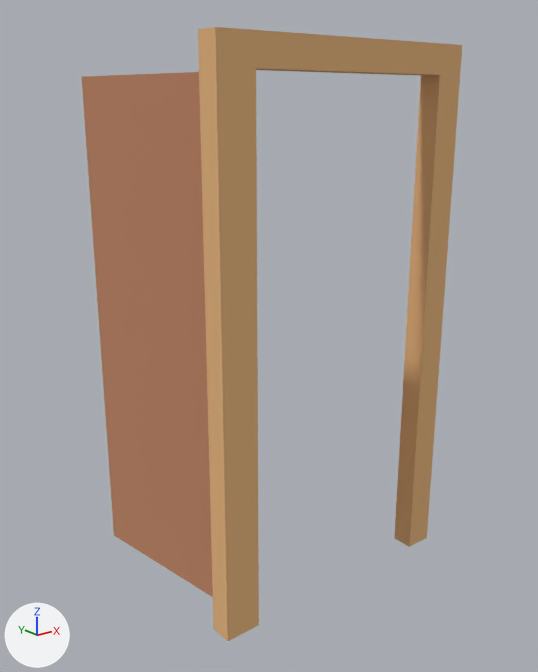
An edit to the Blender file models/Door/Door.blend, drawn before and after from the same camera.
The view is the same before and after, from a 50 mm lens placed at (-6.63, -6.84, 6.67), pointed at (-0.15, 1.26, 3.42). The axes (+X, +Y, +Z) are drawn at lower left. The lights are the same throughout.

Before the edit, the objects in view are built like this:
```python
mat_doorpanel = diffuse_material('DoorPanel')
mat_doorpanel.base_color = (0.528, 0.25, 0.147)  # brown #c0896b
me_cube_001 = bpy.data.meshes.new('Cube.001')
me_cube_001.from_pydata(...)  # a box spanning x 0.0..2.0, y -1.0..1.0, z 0.0..2.0
me_cube_001.materials.append(mat_doorpanel)  # its picture is missing
me_cube_002 = bpy.data.meshes.new('Cube.002')
me_cube_002.from_pydata(...)  # 24 vertices, 22 faces; spans x -0.2..7.68, y -0.32..0.32, z -0.06..14.77
me_cube_002.materials.append(mat_doorframe)  # its picture is missing
ob_door = bpy.data.objects.new('Door', me_cube_001)
ob_door.location = (-1.5, 0.0, 0.0)
ob_door.rotation_euler = (0.0, 0.0, 8.003)  # degrees (0, 0, 99)
ob_door.scale = (1.5, 0.05, 3.5)
ob_frame = bpy.data.objects.new('Frame', me_cube_002)
ob_frame.location = (-1.92, -0.06, 0.01)
ob_frame.scale = (0.5, 0.5, 0.5)
```
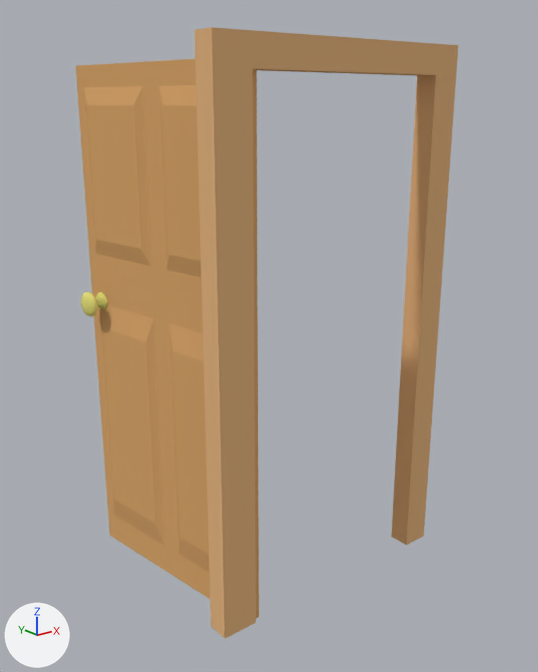
Pixel boxes [x1, y1, x2, y2] of what changed, in the pictures (538 x 672 px):
```json
{"object": "Frame", "change": "moved", "before": [198, 27, 462, 641], "after": [194, 27, 458, 639]}
{"object": "Door", "change": "recoloured, reshaped, turned, rescaled", "before": [82, 72, 213, 597], "after": [76, 59, 259, 618]}
{"object": "Handle", "change": "added", "after": [81, 292, 108, 317], "on screen": "yellow"}
```

Edits to the scene script, one JSON object a line:
```json
{"op": "set", "path": "mat_doorpanel.base_color", "old": "(0.528, 0.25, 0.147)", "new": "(0.711, 0.391, 0.153)", "note": "brown #c0896b -> orange #dba86d"}
{"op": "add", "block": "mat_brass", "code": ["mat_brass = diffuse_material('Brass')", "mat_brass.base_color = (0.801, 0.756, 0.203)  # yellow #e7e17c"]}
{"block": "me_cube_001", "where": "# used by ob_door; location = (-1.5, 0.0, 0.0); rotation_euler = (0.0, 0.0, 8.003), in degrees (0, 0, 99); scale = (1.5, 0.05, 3.5)"}
{"op": "remove", "block": "me_cube_001", "code": "me_cube_001.from_pydata(...)  # 8 vertices, 6 faces; spans x 0.0..2.0, y -1.0..1.0, z 0.0..2.0"}
{"op": "add", "block": "me_cube_001", "code": "me_cube_001.from_pydata(...)  # 87 vertices, 78 faces; spans x -0.09..3.06, y -0.15..0.16, z -0.01..7.14"}
{"block": "me_cube_001", "change": "me_cube_001 part 1: the whole mesh is rebuilt"}
{"op": "add", "block": "me_sphere", "code": ["me_sphere = bpy.data.meshes.new('Sphere')", "me_sphere.from_pydata(...)  # 674 vertices, 674 faces; spans x -1.0..1.0, y -3.35..1.0, z -1.0..1.0", "me_sphere.polygons.foreach_set('use_smooth', [True] * 674)", "me_sphere.materials.append(mat_brass)  # yellow #e7e17c"]}
{"op": "set", "path": "ob_frame.location", "old": "(-1.92, -0.06, 0.01)", "new": "(-1.92, 0.0, 0.01)"}
{"op": "set", "path": "ob_door.scale", "old": "(1.5, 0.05, 3.5)", "new": "(1.0, 1.0, 1.0)"}
{"op": "set", "path": "ob_door.rotation_euler", "old": "(0.0, 0.0, 8.003)", "new": "(0.0, 0.0, 7.999)", "note": "degrees (0, 0, 99) -> degrees (0, 0, 98)"}
{"op": "add", "block": "ob_handle", "code": ["ob_handle = bpy.data.objects.new('Handle', me_sphere)", "ob_handle.parent = ob_door", "ob_handle.matrix_parent_inverse = Matrix(((1.0, 0.0, 0.0, 1.579), (0.0, 1.0, 0.0, 0.0), (0.0, 0.0, 1.0, 0.0), (0.0, 0.0, 0.0, 1.0)))", "ob_handle.location = (1.221, 0.334, 3.947)", "ob_handle.scale = (0.178, 0.0713, 0.178)"]}
```
